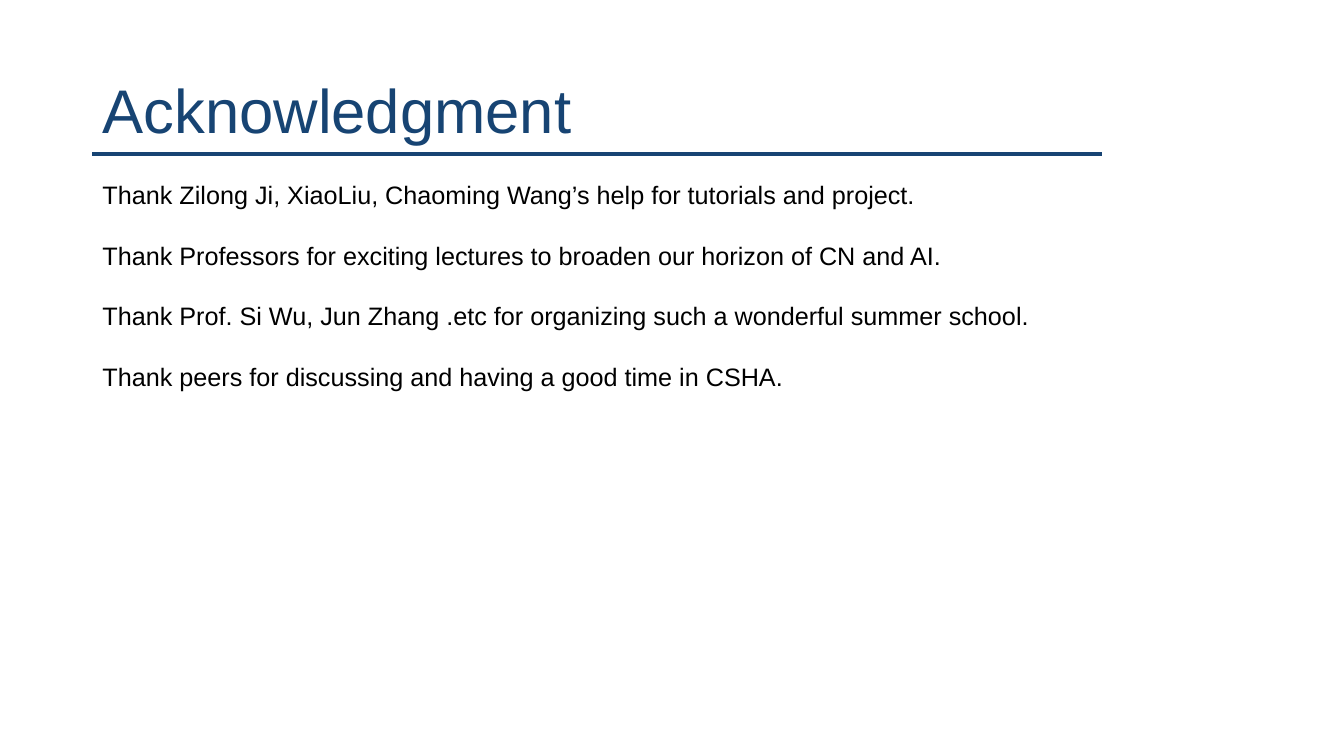
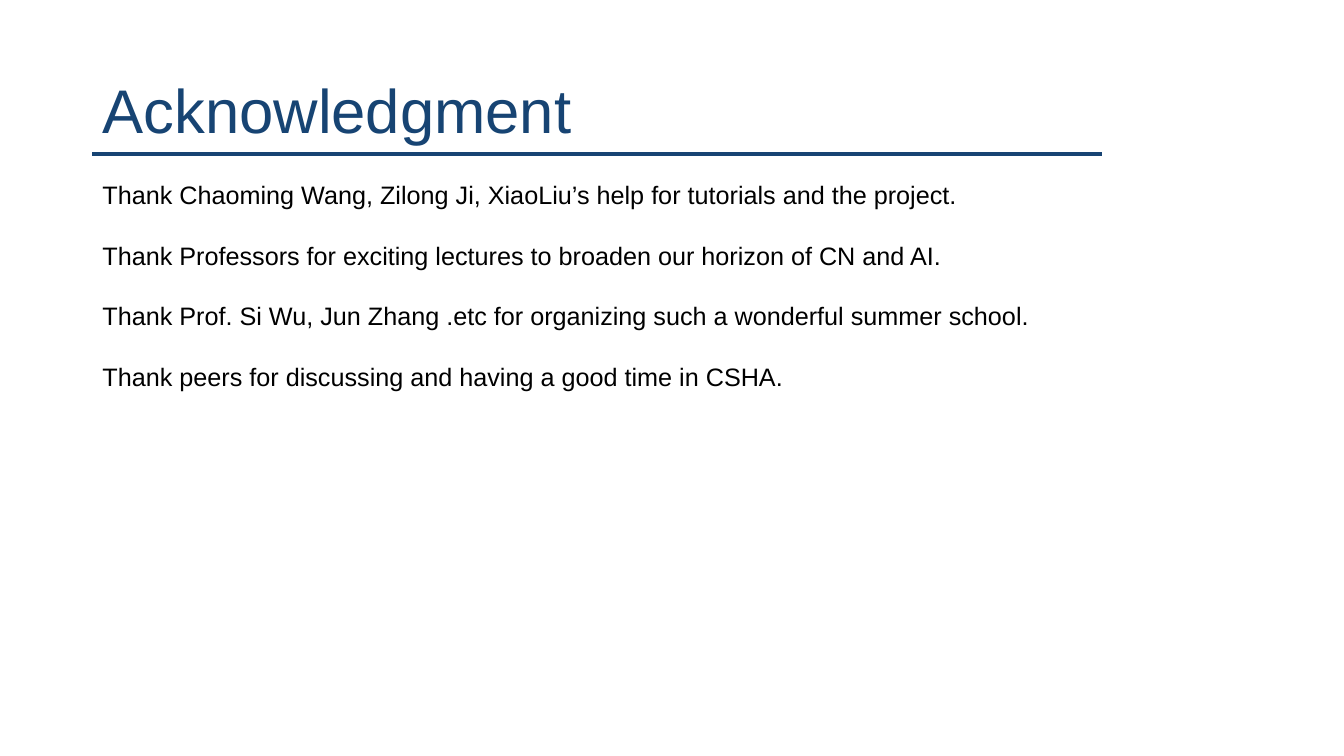
Before and after one commit to AohuaCheng/Neuro-and-Complexity-Science, a slide deck: slide 13 of project/AohuaCheng_Working Memory.pptx (slide 11 before the commit). Drawn at 1344x756 pixels with LibreOffice and Linux fonts; fonts in the diff are those of the drawing. Boxes give left, top, right and bottom in pixels: in the first picture for what was removed or moved away, otherwise in the second. Text is boxed around its words. In the diff, an @@ line names an element or a change of style, - is before the commit and + after.

```diff
--- a/project/AohuaCheng_Working Memory.pptx
+++ b/project/AohuaCheng_Working Memory.pptx
@@ text at [102, 185, 957, 210]: text changed @@
-Thank Zilong Ji, XiaoLiu, Chaoming Wang’s help for tutorials and project.
+Thank Chaoming Wang, Zilong Ji, XiaoLiu’s help for tutorials and the project.
```
Also in this commit, not shown: 6 other slides changed, 2 slides added, 1 other file.
